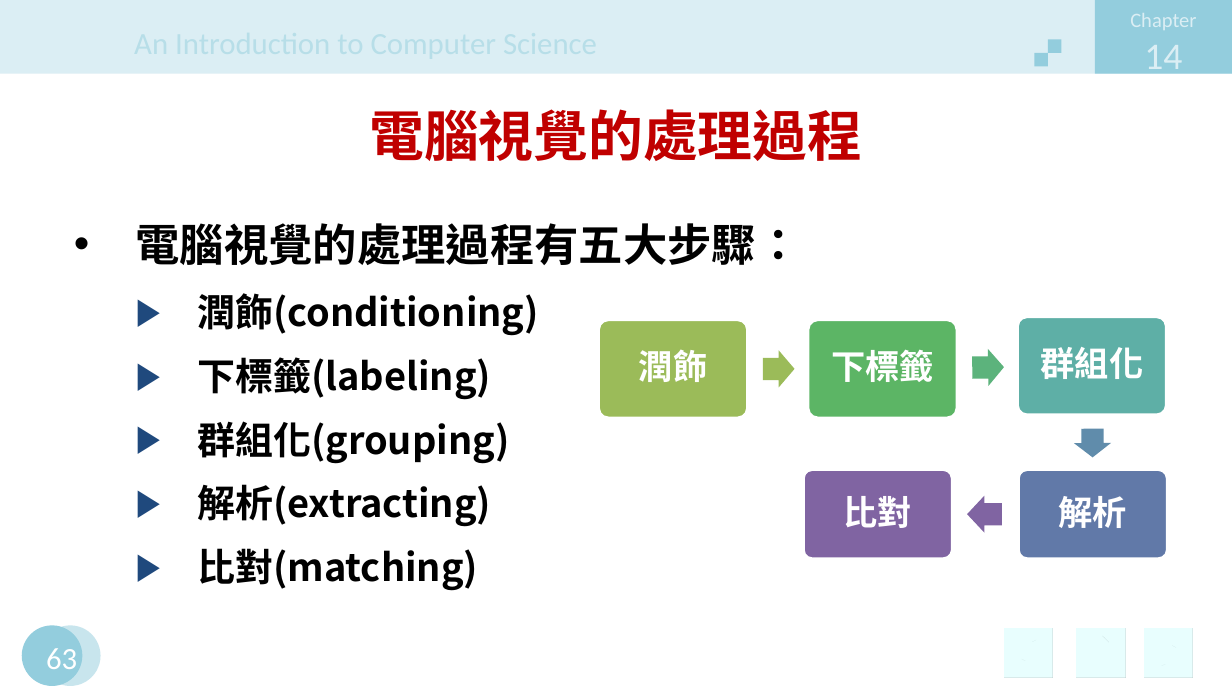
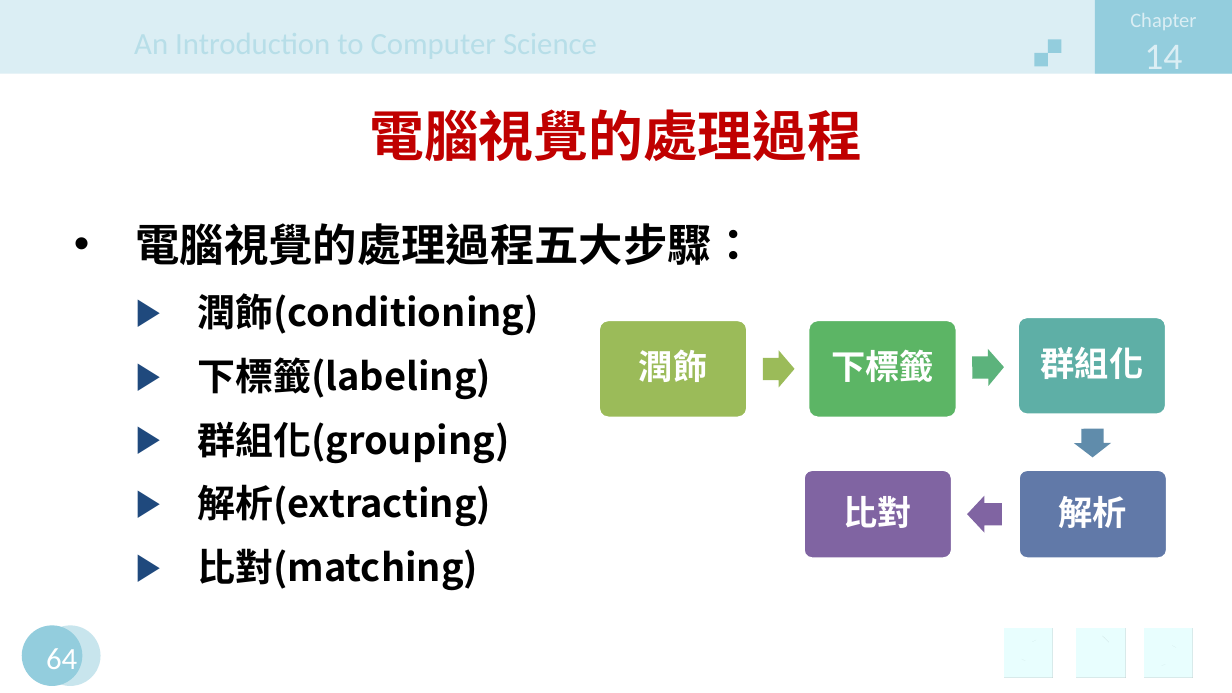
Before and after one commit to jiaweichang/biography, a slide deck: slide 64 of slides/11401/Introduction to Computer/CH14.pptx (slide 63 before the commit). Drawn at 1232x693 pixels with LibreOffice and Linux fonts; fonts in the diff are those of the drawing; background and template pictures are left out. Boxes give left, top, right and bottom in pixels: in the first picture for what was removed or moved away, otherwise in the second. Text is boxed around its words. In the diff, an @@ line names an element or a change of style, - is before the commit and + after.

```diff
--- a/slides/11401/Introduction to Computer/CH14.pptx
+++ b/slides/11401/Introduction to Computer/CH14.pptx
@@ text at [136,223,757,265]: text changed @@
-• 電腦視覺的處理過程有五大步驟：
+• 電腦視覺的處理過程五大步驟：
@@ page number at [46,648,77,677]: text changed @@
-63
+64
```
Also in this commit, not shown: 6 other slides changed, 3 slides added, 25 slides removed, 10 other files.
